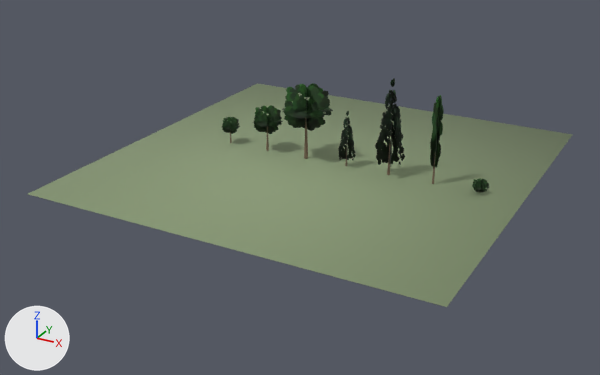
An edit to the Blender file content/props/tree/trees.blend, drawn before and after from the same camera.
Both versions are drawn from a 50 mm lens placed at (70.1, -137.3, 61.9), pointed at (-1.4, -7.3, -3.1). The axes (+X, +Y, +Z) are drawn at lower left. The lights are the same throughout. The older version comes first.

Names of what the first picture shows: 'PreviewGround', 'broadleaf_l', 'broadleaf_m', 'conifer_l', 'conifer_m', 'poplar' and 2 more.
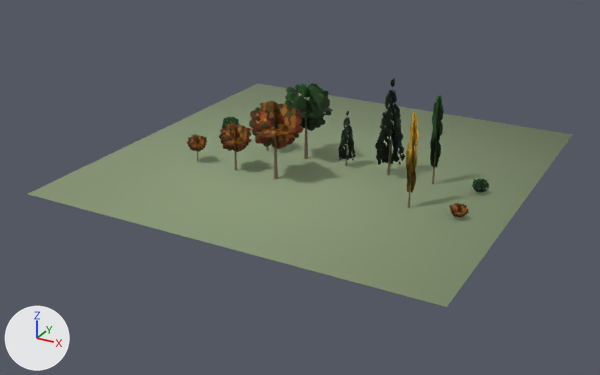
Pixel boxes [x1, y1, x2, y2] of what changed, in the pictures (600 x 375 px):
'broadleaf_l_autumn', added (brown): after [249, 101, 304, 179]
    faces in mat_tree_foliage_round_autumn: [249, 101, 304, 149]
    faces in mat_tree_bark (brown #7c6955): [274, 136, 278, 179]
'broadleaf_m_autumn', added (brown): after [219, 123, 252, 170]
    faces in mat_tree_foliage_round_autumn: [219, 123, 252, 152]
'poplar_autumn', added (brown): after [406, 112, 419, 208]
    faces in mat_tree_foliage_poplar_autumn: [406, 112, 419, 193]
'broadleaf_s_autumn', added: after [187, 134, 207, 162]
    faces in mat_tree_foliage_round_autumn: [187, 134, 207, 152]
'bush_cluster_autumn', added: after [449, 203, 469, 217]

Edits to the bpy script that builds the scene:
```text
Add img_t_foliage_round_autumn:
    img_t_foliage_round_autumn = load_image('T_foliage_round_autumn', '_unpacked/T_foliage_round_autumn', 512, 512, 'sRGB')
Add img_t_foliage_poplar_autumn:
    img_t_foliage_poplar_autumn = load_image('T_foliage_poplar_autumn', '_unpacked/T_foliage_poplar_autumn', 512, 512, 'sRGB')
Add mat_tree_foliage_round_autumn:
    mat_tree_foliage_round_autumn = bpy.data.materials.new('tree_foliage_round_autumn')
    # uses the picture img_t_foliage_round_autumn
Add mat_tree_foliage_poplar_autumn:
    mat_tree_foliage_poplar_autumn = bpy.data.materials.new('tree_foliage_poplar_autumn')
    # uses the picture img_t_foliage_poplar_autumn
Add me_bush_cluster_autumn:
    me_bush_cluster_autumn.from_pydata(...)  # 16 vertices, 4 faces; spans x -2.0..2.0, y -1.8..1.8, z 0.0..3.0
    me_bush_cluster_autumn.materials.append(mat_tree_foliage_round_autumn)
Add me_poplar_autumn:
    me_poplar_autumn.from_pydata(...)  # 28 vertices, 12 faces; spans x -2.0..2.0, y -1.7..1.7, z 0.0..18.0
    # faces by material slot: [9, 3]
    me_poplar_autumn.materials.append(mat_tree_bark)  # brown #7c6955
    me_poplar_autumn.materials.append(mat_tree_foliage_poplar_autumn)
Add me_broadleaf_l_autumn:
    me_broadleaf_l_autumn.from_pydata(...)  # 32 vertices, 13 faces; spans x -6.5..6.5, y -5.8..5.8, z 0.0..16.0
    # faces by material slot: [9, 4]
    me_broadleaf_l_autumn.materials.append(mat_tree_bark)  # brown #7c6955
    me_broadleaf_l_autumn.materials.append(mat_tree_foliage_round_autumn)
Add me_broadleaf_m_autumn:
    me_broadleaf_m_autumn.from_pydata(...)  # 32 vertices, 13 faces; spans x -4.0..4.0, y -3.6..3.6, z 0.0..10.0
    # faces by material slot: [9, 4]
    me_broadleaf_m_autumn.materials.append(mat_tree_bark)  # brown #7c6955
    me_broadleaf_m_autumn.materials.append(mat_tree_foliage_round_autumn)
Add me_broadleaf_s_autumn:
    me_broadleaf_s_autumn.from_pydata(...)  # 32 vertices, 13 faces; spans x -2.5..2.5, y -2.25..2.25, z 0.0..6.0
    # faces by material slot: [9, 4]
    me_broadleaf_s_autumn.materials.append(mat_tree_bark)  # brown #7c6955
    me_broadleaf_s_autumn.materials.append(mat_tree_foliage_round_autumn)
Add ob_bush_cluster_autumn:
    ob_bush_cluster_autumn = bpy.data.objects.new('bush_cluster_autumn', me_bush_cluster_autumn)
    ob_bush_cluster_autumn.location = (32.0, -12.0, 0.0)
Add ob_poplar_autumn:
    ob_poplar_autumn = bpy.data.objects.new('poplar_autumn', me_poplar_autumn)
    ob_poplar_autumn.location = (23.0, -12.0, 0.0)
Add ob_broadleaf_l_autumn:
    ob_broadleaf_l_autumn = bpy.data.objects.new('broadleaf_l_autumn', me_broadleaf_l_autumn)
    ob_broadleaf_l_autumn.location = (-4.0, -12.0, 0.0)
Add ob_broadleaf_m_autumn:
    ob_broadleaf_m_autumn = bpy.data.objects.new('broadleaf_m_autumn', me_broadleaf_m_autumn)
    ob_broadleaf_m_autumn.location = (-13.0, -12.0, 0.0)
Add ob_broadleaf_s_autumn:
    ob_broadleaf_s_autumn = bpy.data.objects.new('broadleaf_s_autumn', me_broadleaf_s_autumn)
    ob_broadleaf_s_autumn.location = (-22.0, -12.0, 0.0)
```
